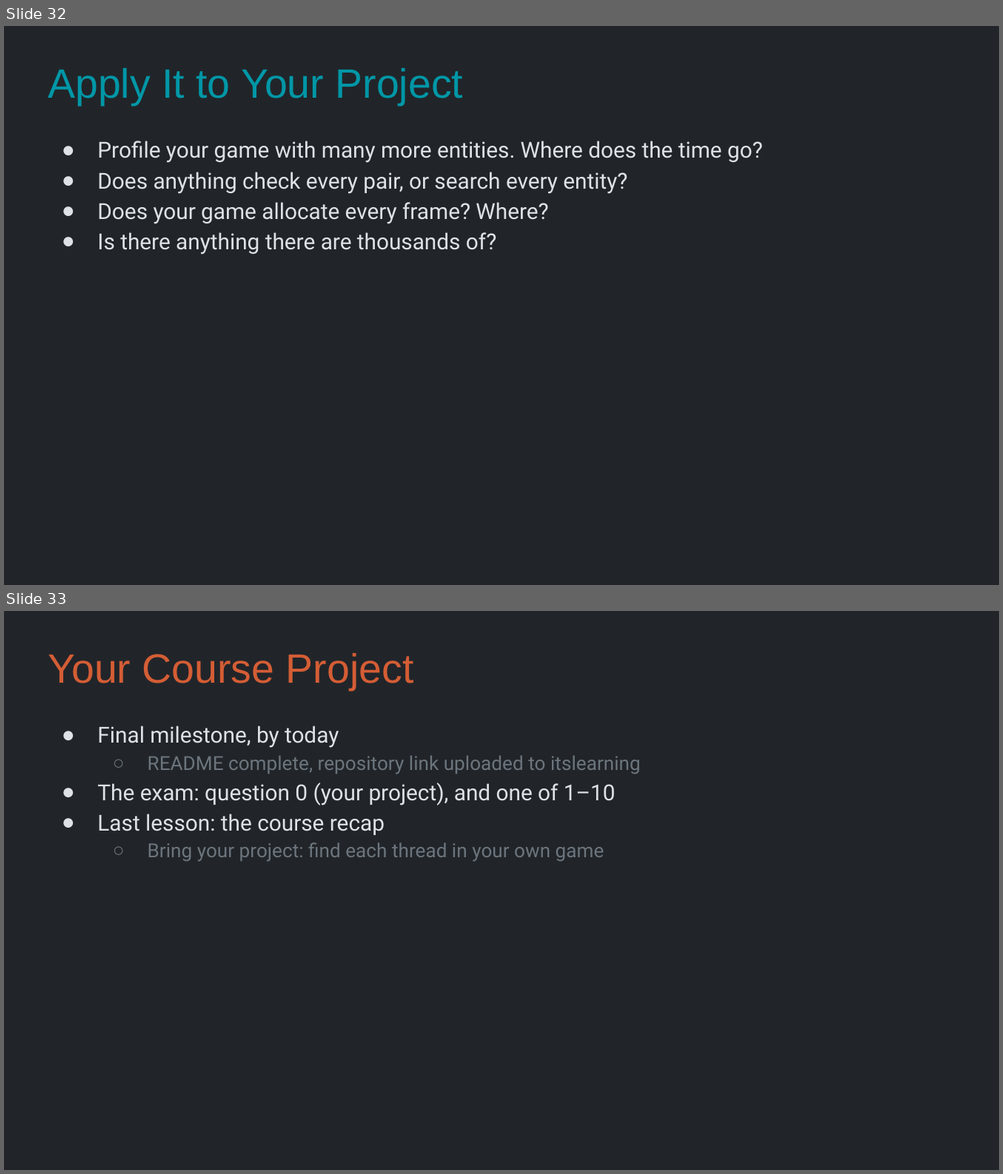
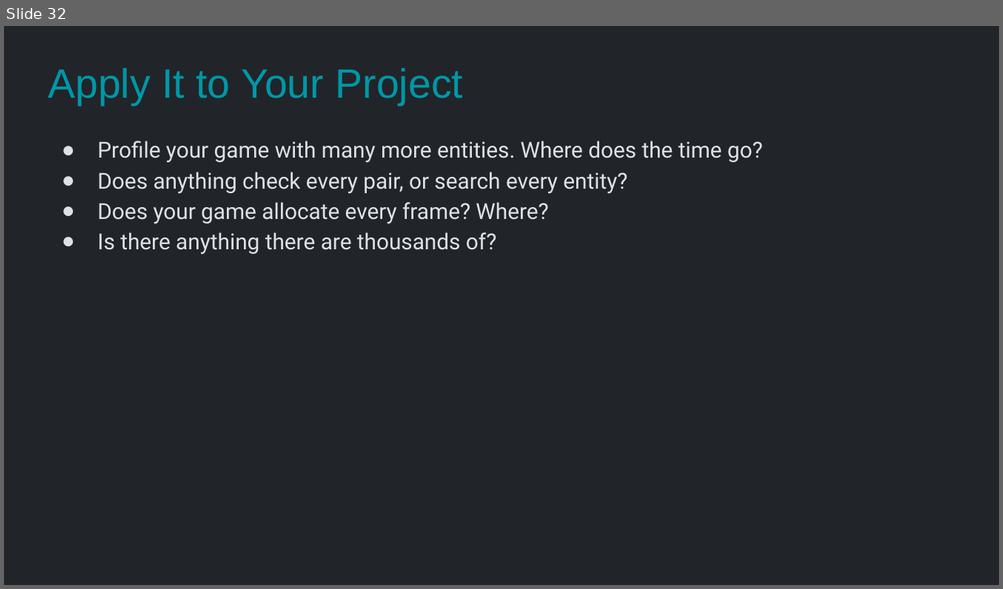
Before and after one commit to Metamate/gar, a slide deck: slides/12 Vampire Survivors.pptx. Shown one above the other, each under a label of ours: slides 32 and 33 before the commit, slide 32 after it. The pictures are 1003x1174 and 1003x589 pixels, drawn with LibreOffice and Linux fonts; fonts in the diff are those of the drawing. Boxes give left, top, right and bottom in pixels: in the first picture for what was removed or moved away, otherwise in the second. Text is boxed around its words. In the diff, an @@ line names an element or a change of style, - is before the commit and + after.

```diff
--- a/slides/12 Vampire Survivors.pptx
+++ b/slides/12 Vampire Survivors.pptx
@@ slide 33 removed at box(4, 611, 999, 1170), background #212529 @@
@@ title removed at box(48, 653, 414, 690) @@
-Your Course Project
@@ text removed at box(97, 726, 640, 862) @@
-● Final milestone, by today
-  ○ README complete, repository link uploaded to itslearning
-● The exam: question 0 (your project), and one of 1–10
-● Last lesson: the course recap
-  ○ Bring your project: find each thread in your own game
```
Also in this commit, not shown: 12 other files.
